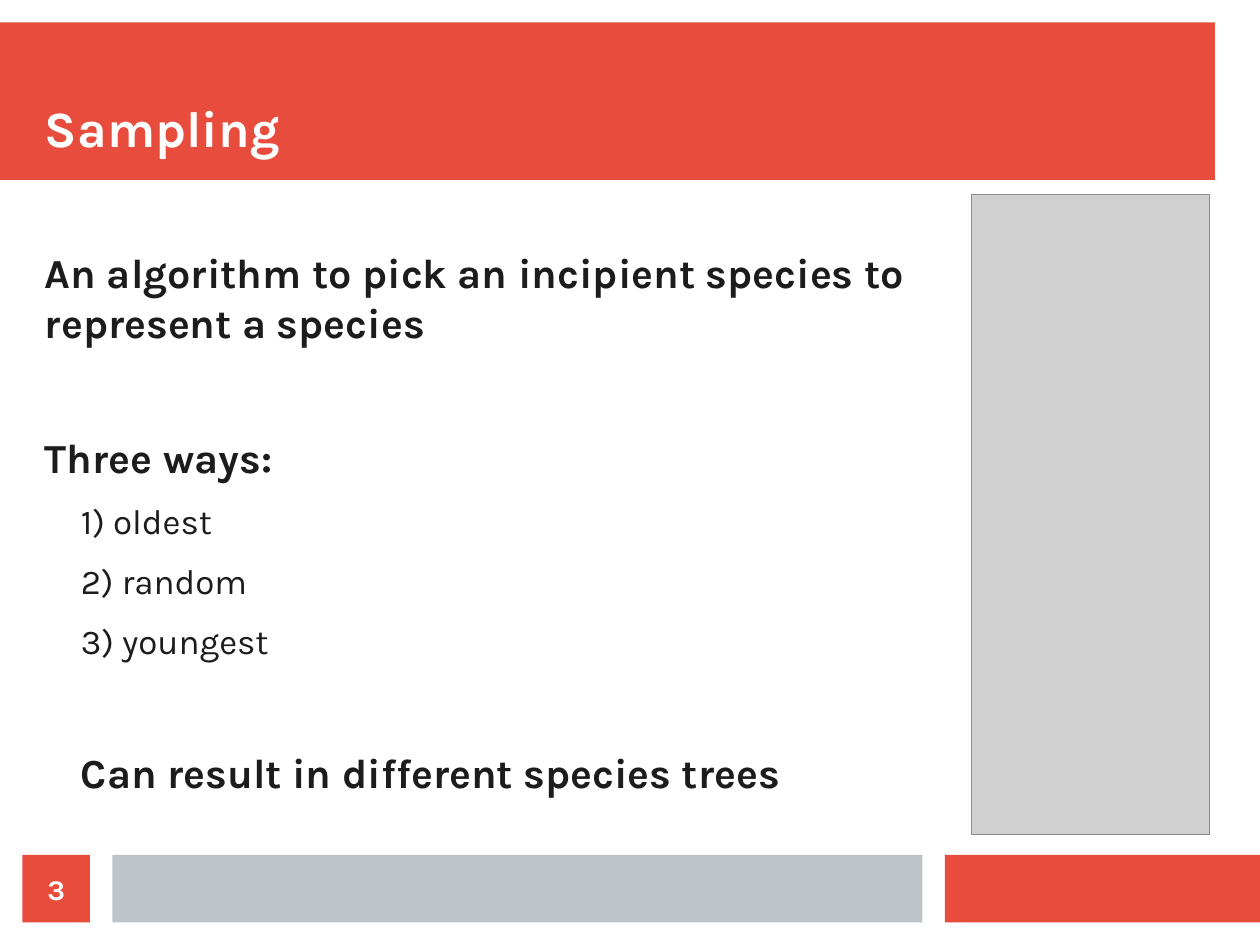
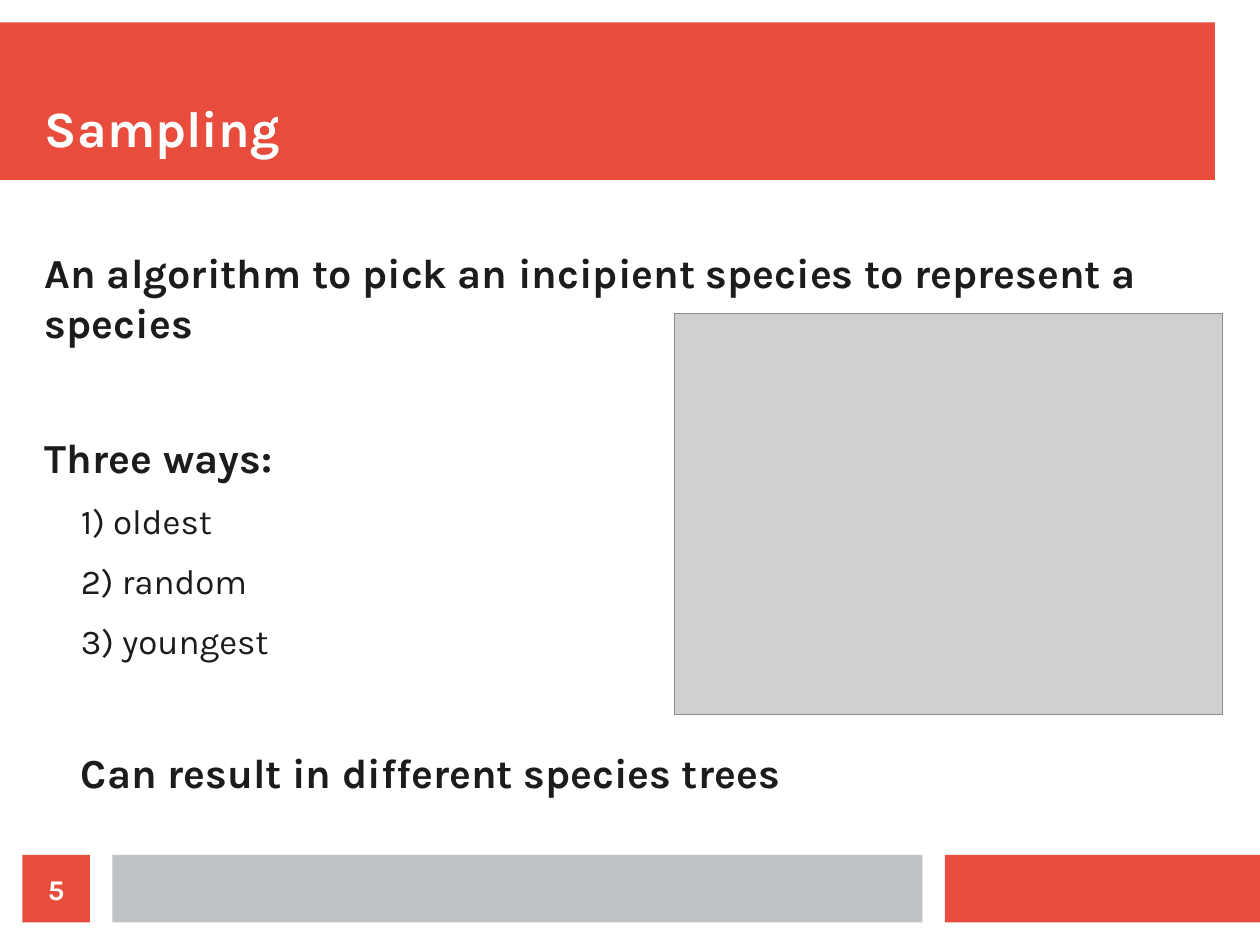
Before and after one commit to richelbilderbeek/Science, a slide deck: slide 5 of Bilderbeek20180502TeceMeeting/20180502Sampling.odp (slide 3 before the commit). Drawn at 1260x945 pixels with LibreOffice and Linux fonts; fonts in the diff are those of the drawing; grey boxes stand for pictures. Boxes give left, top, right and bottom in pixels: in the first picture for what was removed or moved away, otherwise in the second. Text is boxed around its words. In the diff, an @@ line names an element or a change of style, - is before the commit and + after.

```diff
--- a/Bilderbeek20180502TeceMeeting/20180502Sampling.odp
+++ b/Bilderbeek20180502TeceMeeting/20180502Sampling.odp
@@ text "An algorithm to pick an ..." rewrapped from (x1=45, y1=258, x2=904, y2=798) to (x1=45, y1=258, x2=1136, y2=798) @@
@@ picture resized from (x1=972, y1=194, x2=1211, y2=835) to (x1=675, y1=313, x2=1223, y2=715) @@
@@ page number at (x1=48, y1=881, x2=65, y2=901): text changed @@
-3
+5
```
Also in this commit, not shown: 9 other slides changed, 3 slides added, 1 slide removed, 4 other files.
